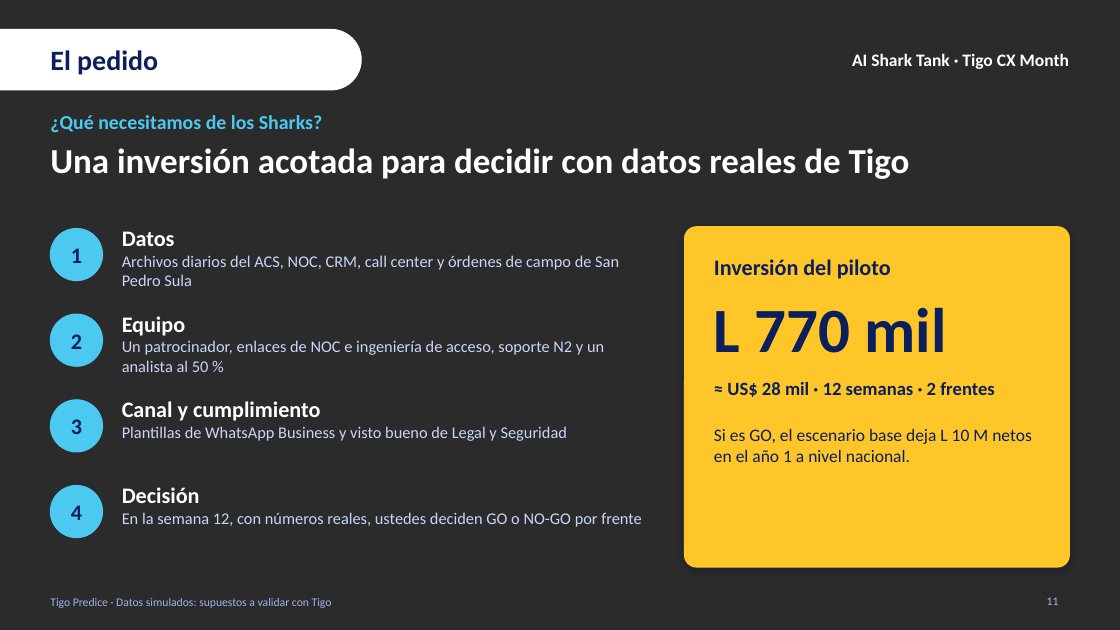
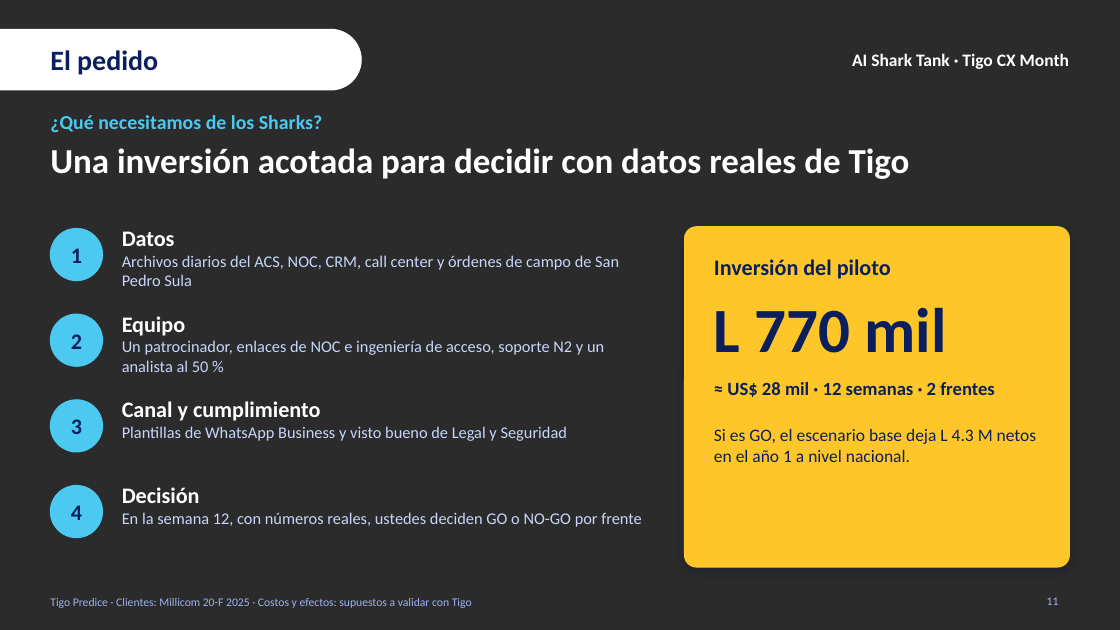
Before and after one commit to userf8a2c4/Tigo_Predice, a slide deck: slide 11 of 1_Presentacion/AI_Shark_Tank_Tigo_Predice.pptx. Drawn at 1120x630 pixels with LibreOffice and Linux fonts; fonts in the diff are those of the drawing; background and template pictures are left out; a plain dark background stands for a picture behind light text. Boxes give left, top, right and bottom in pixels: in the first picture for what was removed or moved away, otherwise in the second. Text is boxed around its words. In the diff, an @@ line names an element or a change of style, - is before the commit and + after.

```diff
--- a/1_Presentacion/AI_Shark_Tank_Tigo_Predice.pptx
+++ b/1_Presentacion/AI_Shark_Tank_Tigo_Predice.pptx
@@ text at (714,429,1037,462): text changed @@
-Si es GO, el escenario base deja L 10 M netos en el año 1 a nivel nacional.
+Si es GO, el escenario base deja L 4.3 M netos en el año 1 a nivel nacional.
@@ text at (50,598,472,608): text changed @@
-Tigo Predice · Datos simulados: supuestos a validar con Tigo
+Tigo Predice · Clientes: Millicom 20-F 2025 · Costos y efectos: supuestos a validar con Tigo
```
Also in this commit, not shown: 9 other slides changed, 58 other files.
